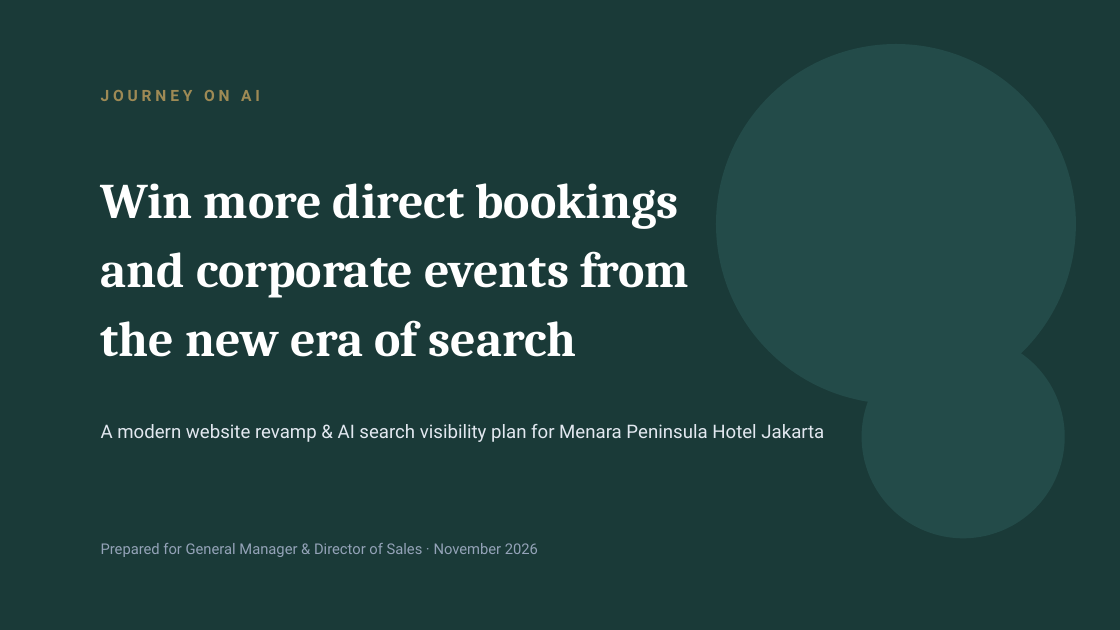
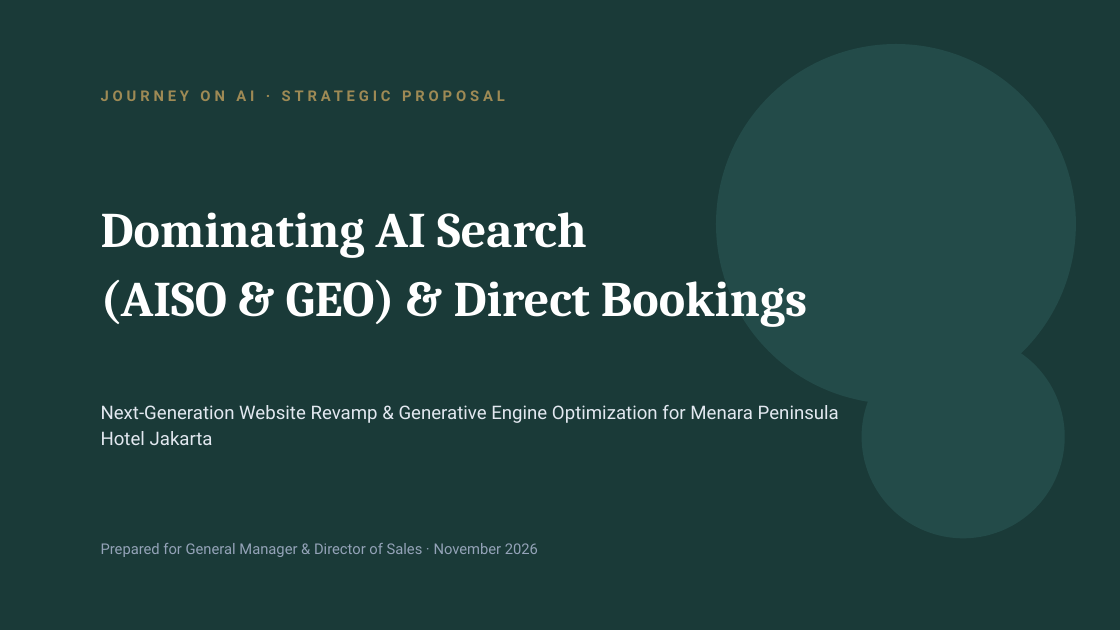
Before and after one commit to arbuuuud/menarapeninsula, a slide deck: slide 1 of PITCH_DECK_MENARA_PENINSULA_AISO_V3.pptx. Drawn at 1120x630 pixels with LibreOffice and Linux fonts; fonts in the diff are those of the drawing. Boxes give left, top, right and bottom in pixels: in the first picture for what was removed or moved away, otherwise in the second. Text is boxed around its words. In the diff, an @@ line names an element or a change of style, - is before the commit and + after.

Commit message:
feat(deck-v3): balance pitch deck with explicit GEO & AISO frameworks, real AI prompt simulation, and diagnostic audit report findings

```diff
--- a/PITCH_DECK_MENARA_PENINSULA_AISO_V3.pptx
+++ b/PITCH_DECK_MENARA_PENINSULA_AISO_V3.pptx
@@ text at (101, 90, 505, 101): text changed; size 10 to 9.5 pt @@
-JOURNEY ON AI
+JOURNEY ON AI · STRATEGIC PROPOSAL
@@ text at (101, 212, 807, 327): text changed @@
-Win more direct bookings
-and corporate events from
-the new era of search
+Dominating AI Search
+(AISO & GEO) & Direct Bookings
@@ text at (101, 405, 839, 445): text changed @@
-A modern website revamp & AI search visibility plan for Menara Peninsula Hotel Jakarta
+Next-Generation Website Revamp & Generative Engine Optimization for Menara Peninsula Hotel Jakarta
```
Also in this commit, not shown: 6 other slides changed, 4 slides added, 4 slides removed, 4 other files.
